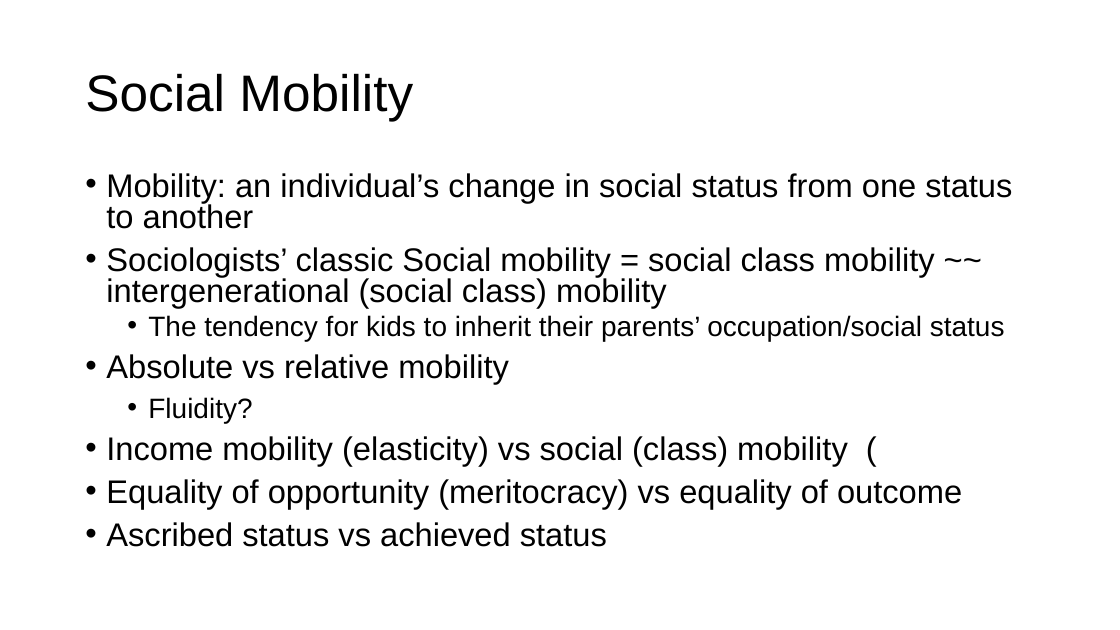
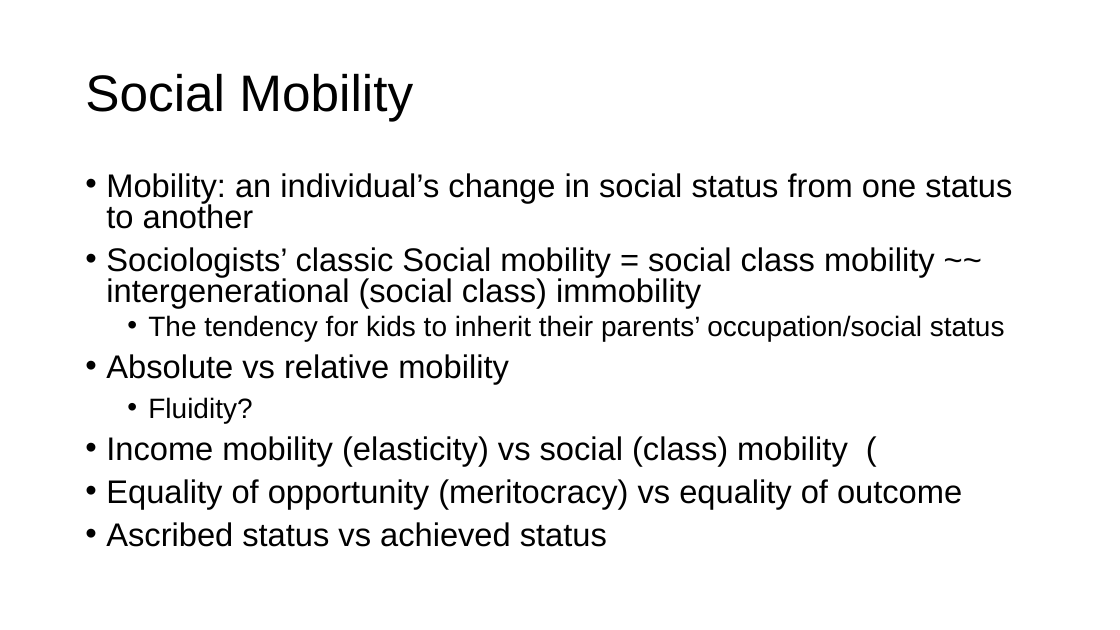
Before and after one commit to XueWenSYan/Intro_to_sociology, a slide deck: slide 3 of Meeting 4.pptx. Drawn at 1120x630 pixels with LibreOffice and Linux fonts; fonts in the diff are those of the drawing. Boxes give left, top, right and bottom in pixels: in the first picture for what was removed or moved away, otherwise in the second. Text is boxed around its words. In the diff, an @@ line names an element or a change of style, - is before the commit and + after.

```diff
--- a/Meeting 4.pptx
+++ b/Meeting 4.pptx
@@ text at <box>106,247,935,308</box>: text changed @@
-• Sociologists’ classic Social mobility = social class mobility ~~ intergenerational (social class) mobility
+• Sociologists’ classic Social mobility = social class mobility ~~ intergenerational (social class) immobility
```
Also in this commit, not shown: 6 other slides changed, 2 slides added, 4 other files.
